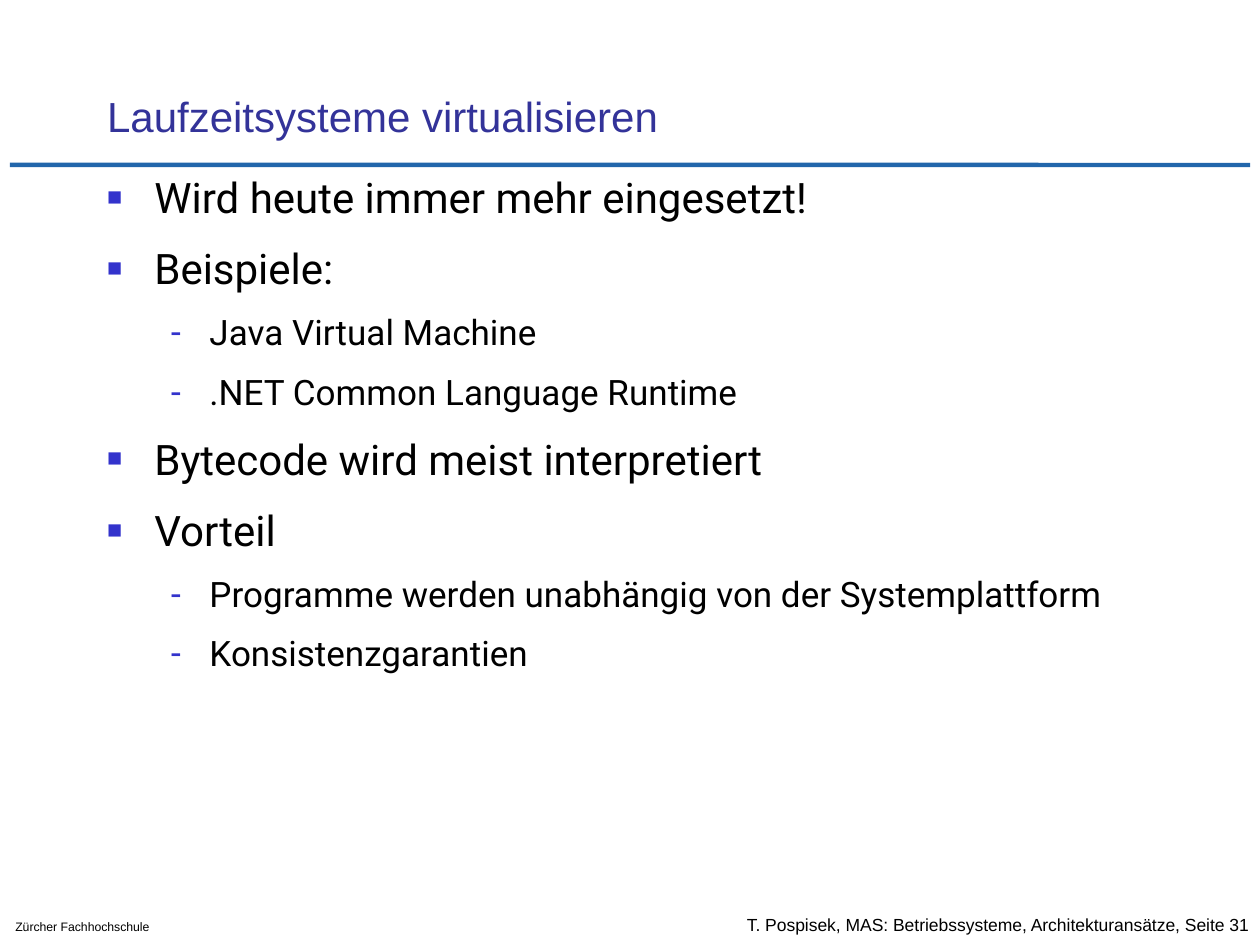
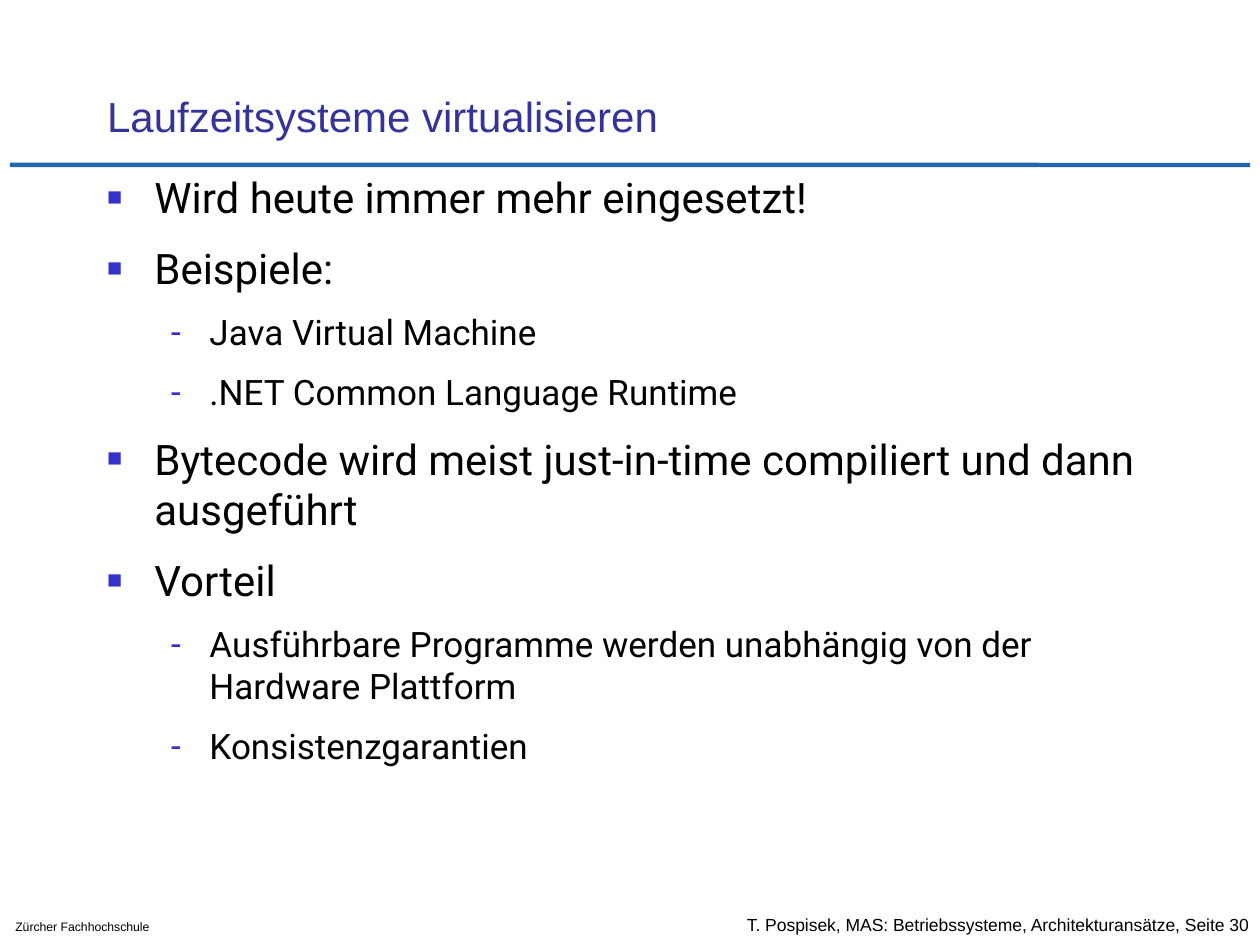
Before and after one commit to tpo/betriebssysteme, a slide deck: slide 30 of 02-2_Architekturansätze.odp (slide 31 before the commit). Drawn at 1260x945 pixels with LibreOffice and Linux fonts; fonts in the diff are those of the drawing; background and template pictures are left out. Boxes give left, top, right and bottom in pixels: in the first picture for what was removed or moved away, otherwise in the second. Text is boxed around its words. In the diff, an @@ line names an element or a change of style, - is before the commit and + after.

Commit message:
diverse Änderungen
S.5 Formattierung
S.6 alte Ringe 1 + 2 rausgeschmissen, System Management Engine in Ring -2 erwähnt
S.14 Unix Schichten Model (extrem ähnlich wie Linux Schichten Model) gelöscht
S.15 Linux Schichten Model angepasst
S.18 Kubernetes als "verteiltes Betriebssytem?" erwähnt
S.18 Formulierung etwas abgeschwächt ("immer mehr" ... naja)
S.30 Bytecode wird heute meist JIT'ed
S.30 *ausführbare* Programme werden unabhängig von CPU Arch!
S.33 HaaS eingefüht

```diff
--- a/02-2_Architekturansätze.odp
+++ b/02-2_Architekturansätze.odp
@@ text at <box>154,443,1134,534</box>: text changed @@
-■ Bytecode wird meist interpretiert
+■ Bytecode wird meist just-in-time compiliert und dann ausgeführt
@@ text at <box>209,630,1031,700</box>: text changed @@
-  – Programme werden unabhängig von der Systemplattform
+  – Ausführbare Programme werden unabhängig von der Hardware Plattform
@@ text at <box>747,918,1248,935</box>: text changed @@
-T. Pospisek, MAS: Betriebssysteme, Architekturansätze, Seite 31
+T. Pospisek, MAS: Betriebssysteme, Architekturansätze, Seite 30
```
Also in this commit, not shown: 5 other slides changed, 1 slide removed, 1 other file.
